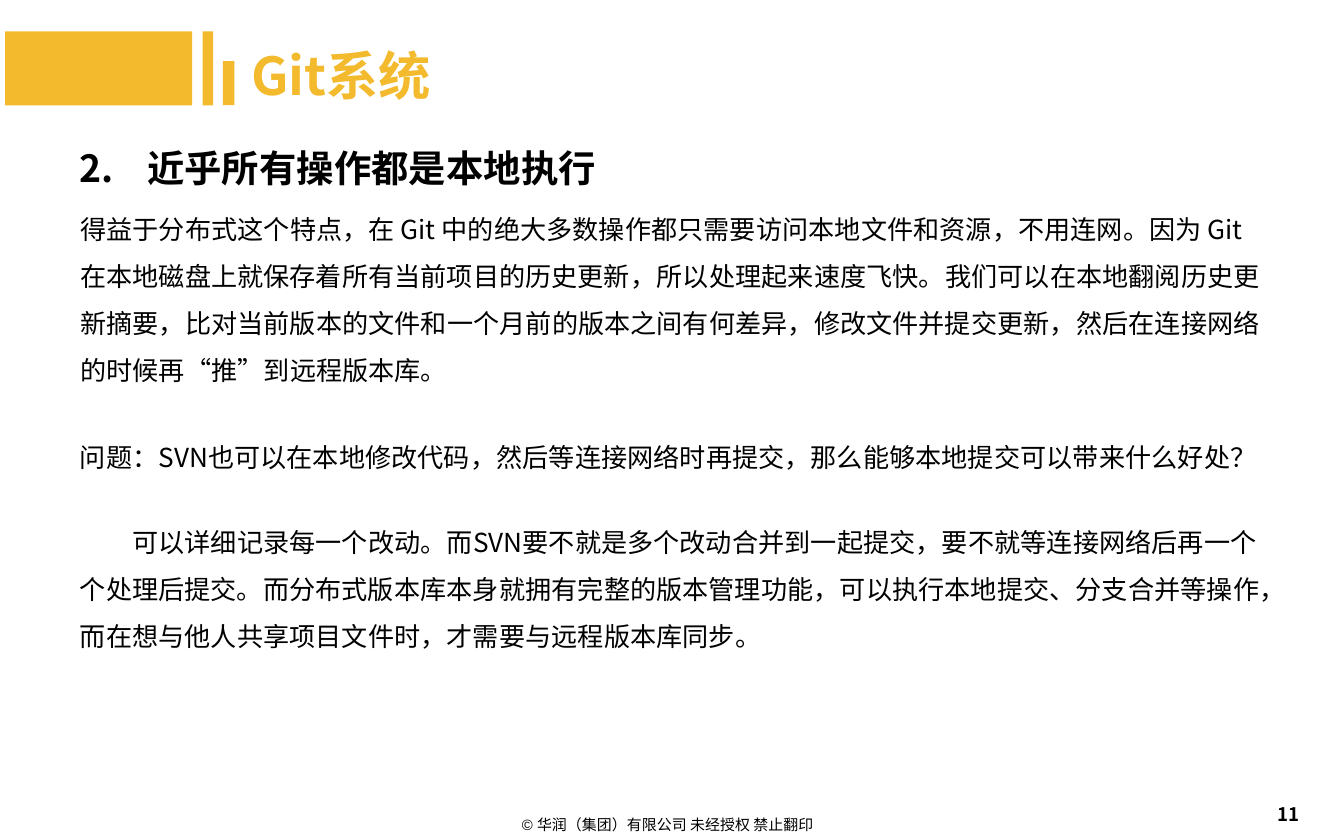
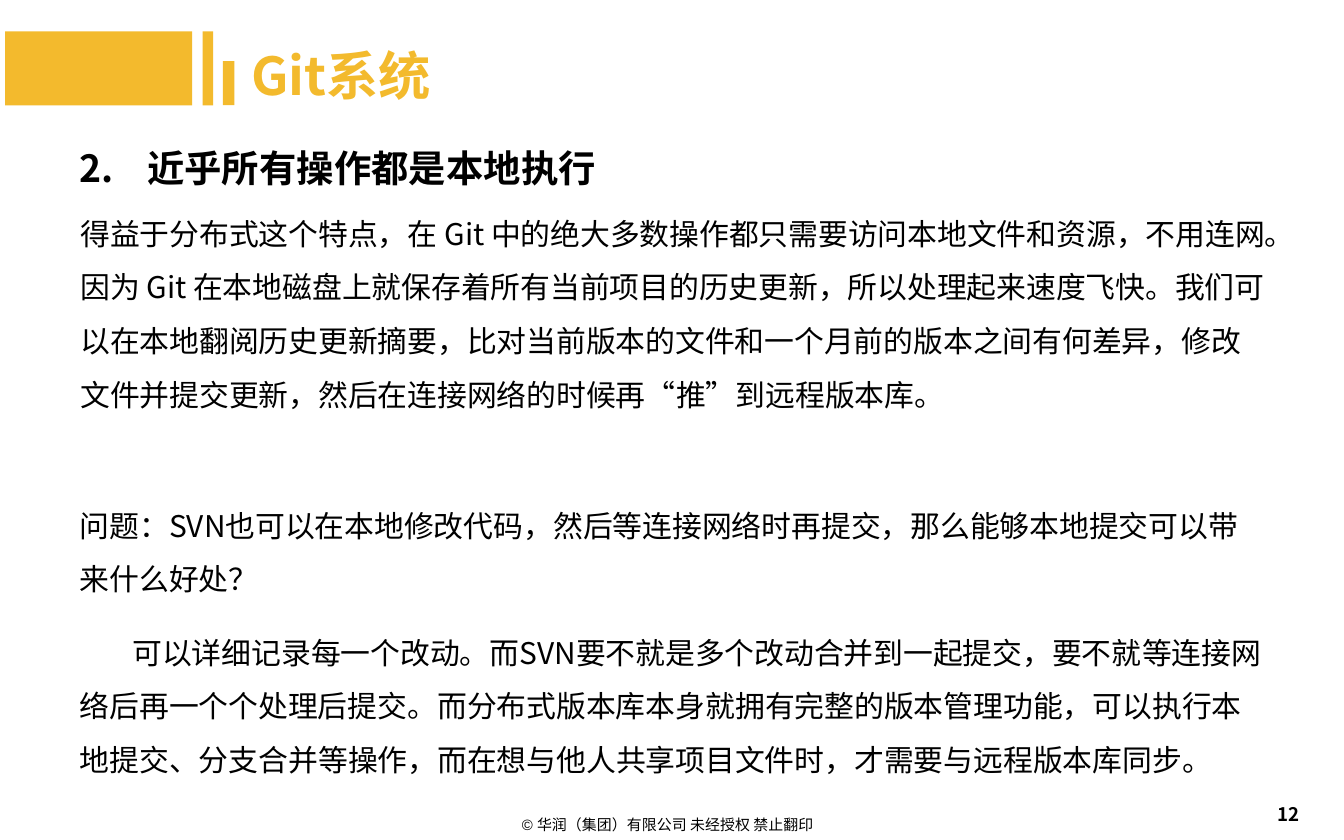
Before and after one commit to machenzhao/git-present, a slide deck: slide 12 of Git.pptx (slide 11 before the commit). Drawn at 1344x840 pixels with LibreOffice and Linux fonts; fonts in the diff are those of the drawing; background and template pictures are left out. Boxes give left, top, right and bottom in pixels: in the first picture for what was removed or moved away, otherwise in the second. Text is boxed around its words. In the diff, an @@ line names an element or a change of style, - is before the commit and + after.

Commit message:
更新适用场景和字体大小

```diff
--- a/Git.pptx
+++ b/Git.pptx
@@ text "问题：SVN也可以在本地修改代码，然后等连接网络时再提交，那么能够本地提交可以带来什么好处？": place and size @@
-text "问题：SVN也可以在本地修改代码，然后等连接网络时再提交，那么能够本地提交可以带来什么好处？" at (80, 445, 1256, 470)
+text "问题：SVN也可以在本地修改代码，然后等连接网络时再提交，那么能够本地提交可以带来什么好处？" at (80, 511, 1239, 593)
@@ size 14 to 16 pt in 3 elements at (80, 219, 1294, 409), (80, 511, 1239, 593), (80, 638, 1261, 774) @@
@@ text "可以详细记录每一个改动。而SVN要不就是多个改动合并到一起提交，要不就等连接网络后再一个个处理后提交。而分布式版本库本身 ...": place and size @@
-text "可以详细记录每一个改动。而SVN要不就是多个改动合并到一起提交，要不就等连接网络后再一个个处理后提交。而分布式版本库本身 ..." at (80, 530, 1285, 649)
+text "可以详细记录每一个改动。而SVN要不就是多个改动合并到一起提交，要不就等连接网络后再一个个处理后提交。而分布式版本库本身 ..." at (80, 638, 1261, 774)
@@ page number at (1277, 807, 1299, 821): text changed @@
-11
+12
```
Also in this commit, not shown: 8 other slides changed, 4 slides added, 1 slide removed.
